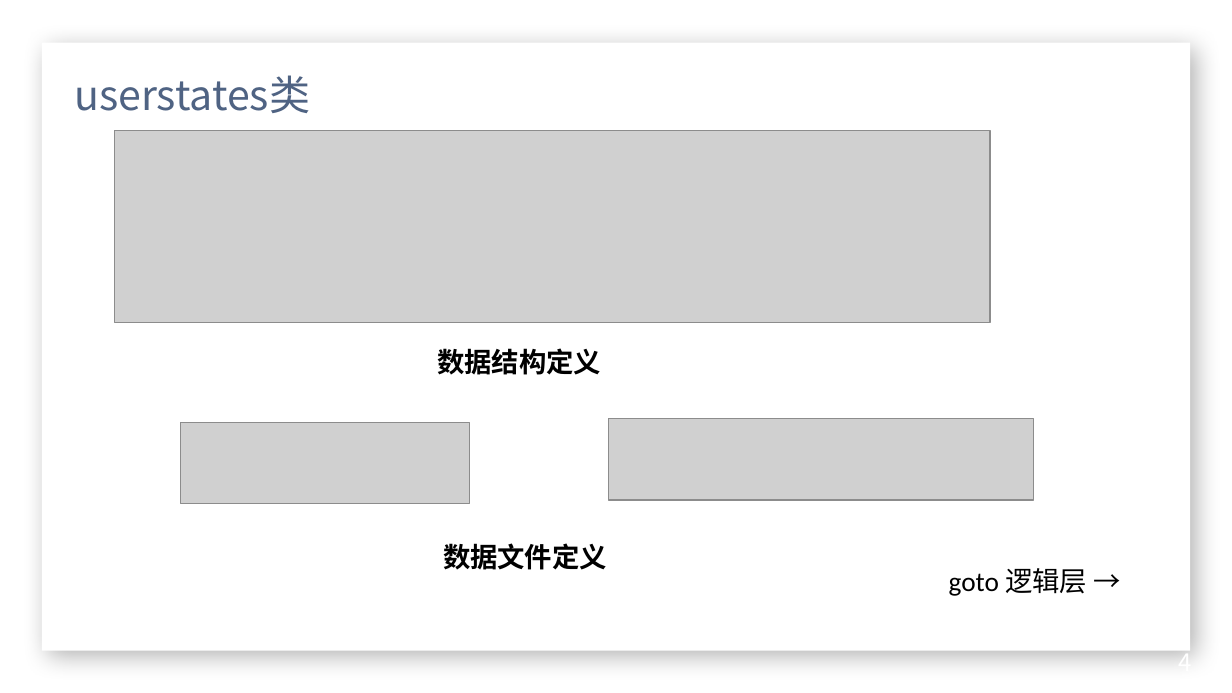
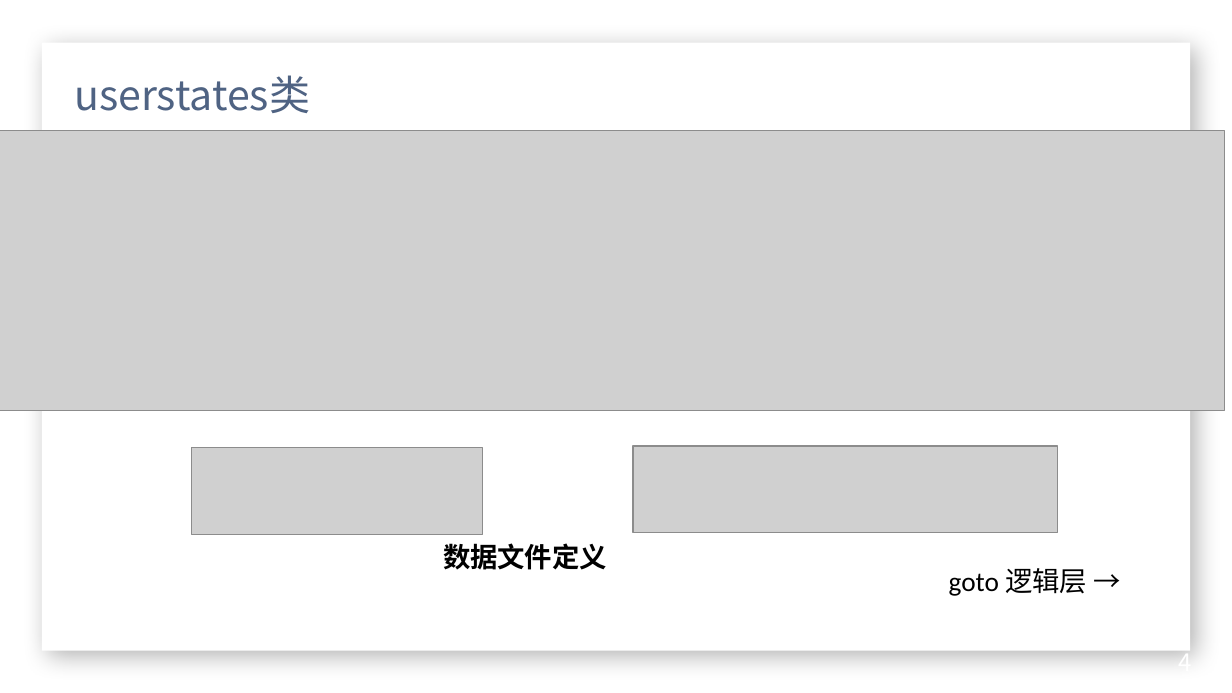
Before and after one commit to quanzixiu/Library-Management-System, a slide deck: slide 10 of 文档/展示PPT_第四周_补充_第五周.pptx. Drawn at 1232x693 pixels with LibreOffice and Linux fonts; fonts in the diff are those of the drawing; grey boxes stand for pictures; background and template pictures are left out. Boxes give left, top, right and bottom in pixels: in the first picture for what was removed or moved away, otherwise in the second. Text is boxed around its words. In the diff, an @@ line names an element or a change of style, - is before the commit and + after.

```diff
--- a/文档/展示PPT_第四周_补充_第五周.pptx
+++ b/文档/展示PPT_第四周_补充_第五周.pptx
@@ picture added at [0, 131, 1225, 410] @@
@@ picture removed at [115, 131, 991, 323] @@
@@ text removed at [437, 348, 601, 375] @@
-数据结构定义
@@ picture removed at [609, 419, 1034, 500] @@
@@ picture removed at [181, 423, 469, 504] @@
@@ picture added at [192, 448, 483, 535] @@
@@ picture added at [633, 446, 1058, 532] @@
```
Also in this commit, not shown: 2 other slides changed, 1 other file.
